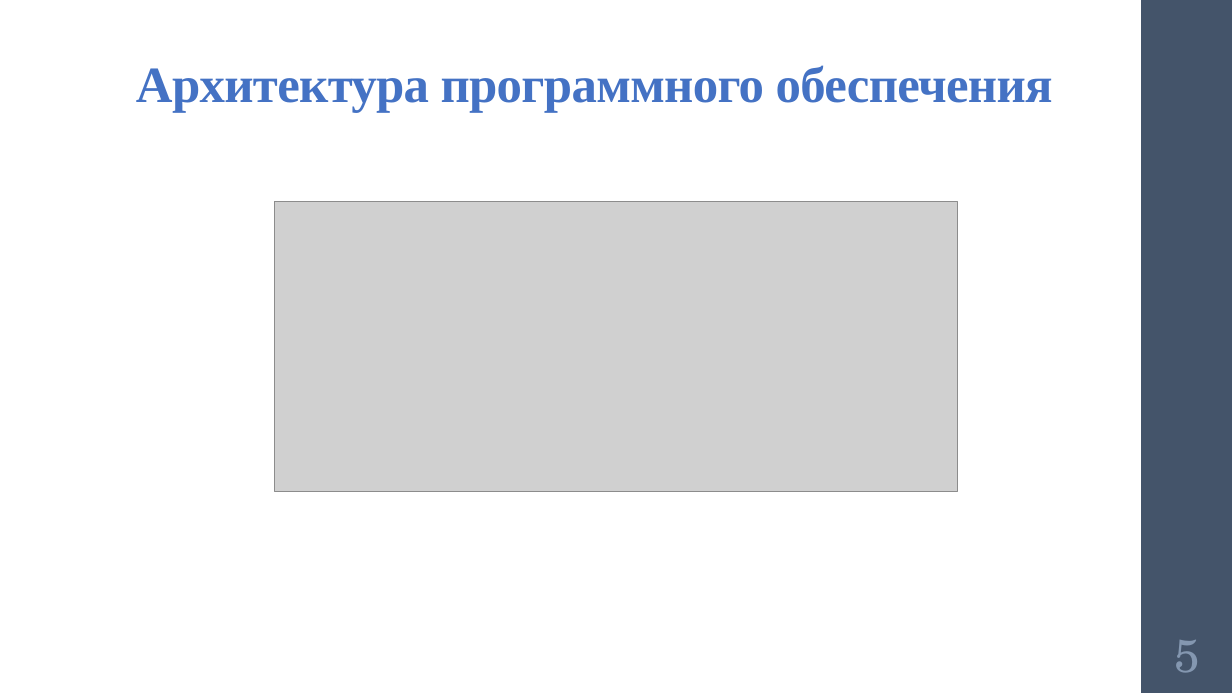
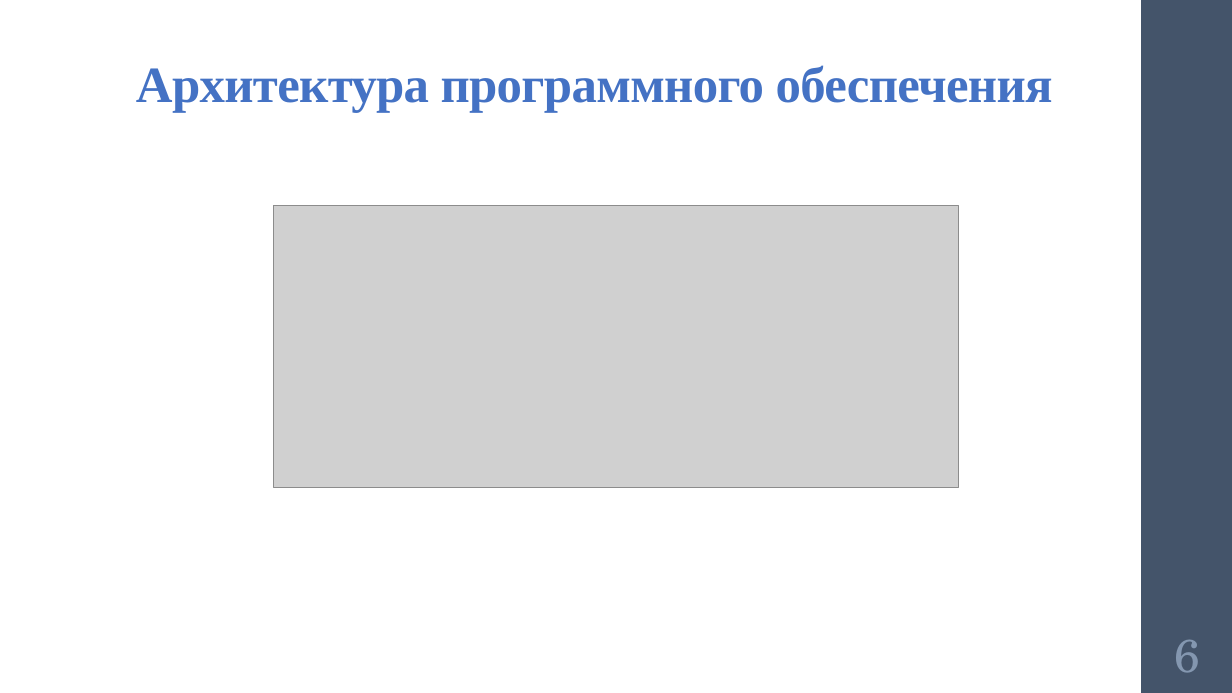
Before and after one commit to polyakovGit/BackupSystem, a slide deck: slide 6 of Razrabotka_PO_PresentationV5.pptx (slide 5 before the commit). Drawn at 1232x693 pixels with LibreOffice and Linux fonts; fonts in the diff are those of the drawing; grey boxes stand for pictures. Boxes give left, top, right and bottom in pixels: in the first picture for what was removed or moved away, otherwise in the second. Text is boxed around its words. In the diff, an @@ line names an element or a change of style, - is before the commit and + after.

```diff
--- a/Razrabotka_PO_PresentationV5.pptx
+++ b/Razrabotka_PO_PresentationV5.pptx
@@ picture: place and size @@
-picture at bbox=[274, 201, 958, 493]
+picture at bbox=[274, 205, 958, 487]
@@ page number at bbox=[1174, 640, 1200, 673]: text changed @@
-5
+6
```
Also in this commit, not shown: 3 other slides changed, 1 slide added, 2 other files.
